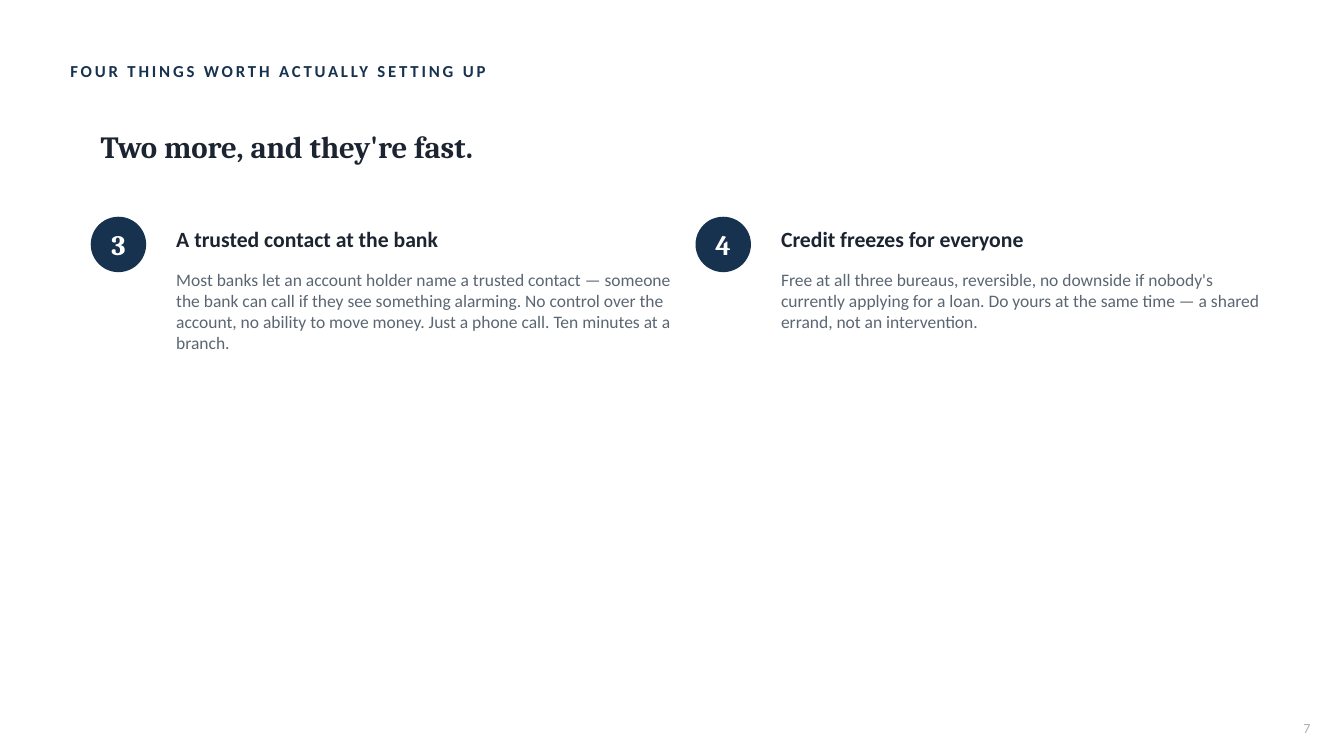
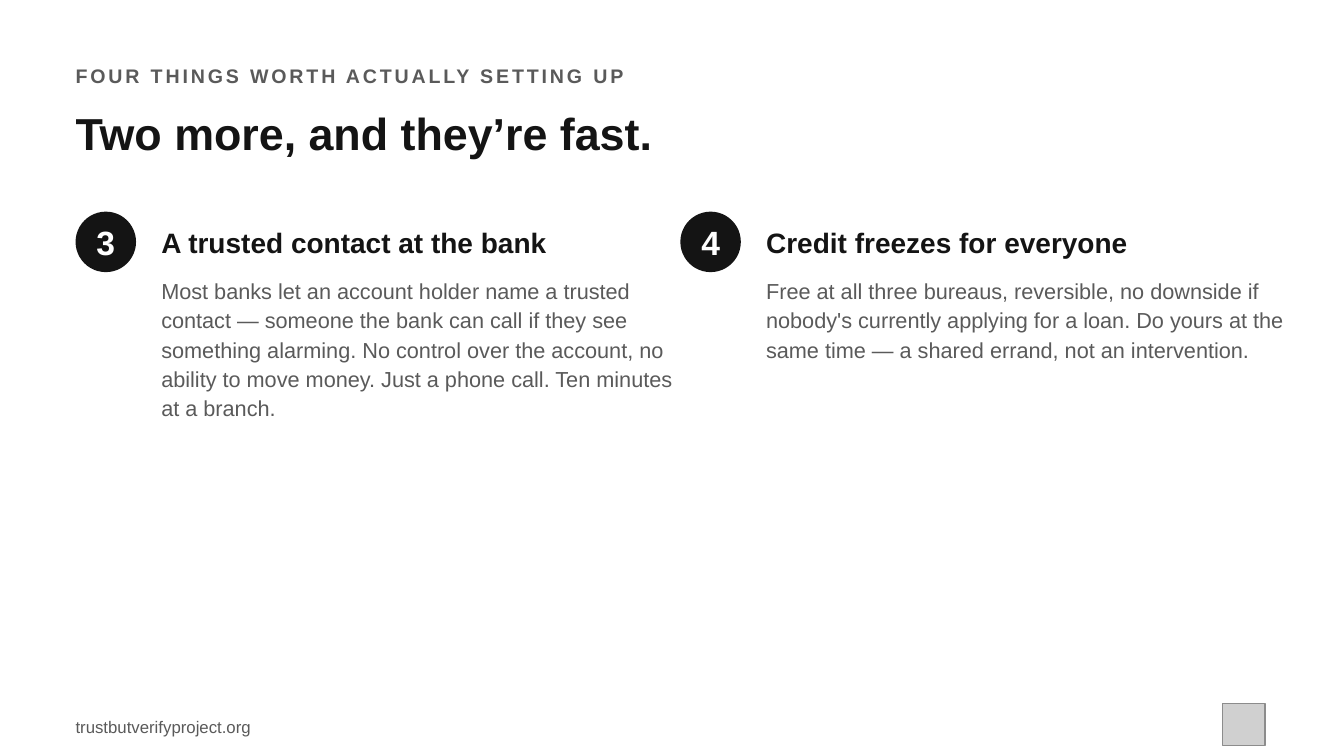
Before and after one commit to brettmorrison/trust-but-verify, a slide deck: slide 7 of formats/talk/trust-but-verify-for-family.pptx. Drawn at 1344x756 pixels with LibreOffice and Linux fonts; fonts in the diff are those of the drawing; grey boxes stand for pictures. Boxes give left, top, right and bottom in pixels: in the first picture for what was removed or moved away, otherwise in the second. Text is boxed around its words. In the diff, an @@ line names an element or a change of style, - is before the commit and + after.

```diff
--- a/formats/talk/trust-but-verify-for-family.pptx
+++ b/formats/talk/trust-but-verify-for-family.pptx
@@ text "FOUR THINGS WORTH ACTUALLY SETTING ..." moved from (x1=60, y1=50, x2=968, y2=91) to (x1=76, y1=55, x2=1134, y2=96) @@
@@ text "FOUR THINGS WORTH ACTUALLY SETTING ..." at (x1=76, y1=55, x2=1134, y2=96): size 12 to 14 pt, font Calibri to Arial, text colour #16324F to #5A5A5A @@
@@ text at (x1=76, y1=117, x2=652, y2=159): text changed; size 22 to 32 pt; font Cambria to Arial; text colour #1B2430 to #141414 @@
-Two more, and they're fast.
+Two more, and they’re fast.
@@ text "Two more, and they’re fast." at (x1=76, y1=117, x2=652, y2=159): vertical alignment middle to top @@
@@ text "3" moved from (x1=111, y1=236, x2=125, y2=256) to (x1=96, y1=231, x2=115, y2=256) @@
@@ text "3" at (x1=96, y1=231, x2=115, y2=256): size 20 to 24 pt, font Cambria to Arial @@
@@ ellipse resized from (x1=91, y1=217, x2=146, y2=272) to (x1=76, y1=212, x2=136, y2=272) @@
@@ ellipse at (x1=76, y1=212, x2=136, y2=272): fill #16324F to #141414 @@
@@ text "A trusted contact at the ..." at (x1=161, y1=232, x2=546, y2=254): size 15.5 to 20 pt, font Calibri to Arial, text colour #1B2430 to #141414 @@
@@ text "4" at (x1=701, y1=232, x2=720, y2=255): size 20 to 24 pt, font Cambria to Arial @@
@@ text "4" moved from (x1=715, y1=236, x2=730, y2=255) to (x1=701, y1=232, x2=720, y2=255) @@
@@ ellipse at (x1=681, y1=212, x2=741, y2=272): fill #16324F to #141414 @@
@@ ellipse resized from (x1=696, y1=217, x2=751, y2=272) to (x1=681, y1=212, x2=741, y2=272) @@
@@ text "Credit freezes for everyone" at (x1=766, y1=232, x2=1127, y2=258): size 15.5 to 20 pt, font Calibri to Arial, text colour #1B2430 to #141414 @@
@@ text "Most banks let an account ..." moved from (x1=176, y1=274, x2=671, y2=349) to (x1=161, y1=283, x2=672, y2=416) @@
@@ text "Most banks let an account ..." at (x1=161, y1=283, x2=672, y2=416): size 12.5 to 15.5 pt, font Calibri to Arial, text colour #5B6672 to #5A5A5A; line spacing 1 to 21pt @@
@@ text "Free at all three bureaus, ..." at (x1=766, y1=283, x2=1283, y2=361): size 12.5 to 15.5 pt, font Calibri to Arial, text colour #5B6672 to #5A5A5A; line spacing 1 to 21pt @@
@@ text "Free at all three bureaus, ..." moved from (x1=781, y1=274, x2=1259, y2=330) to (x1=766, y1=283, x2=1283, y2=361) @@
@@ picture added at (x1=1223, y1=704, x2=1265, y2=746) @@
@@ text added at (x1=76, y1=721, x2=251, y2=737), 12 pt, text #5A5A5A @@
+trustbutverifyproject.org
@@ text removed at (x1=1303, y1=724, x2=1310, y2=733) @@
-7
```
Also in this commit, not shown: 11 other slides changed, 14 other files.
